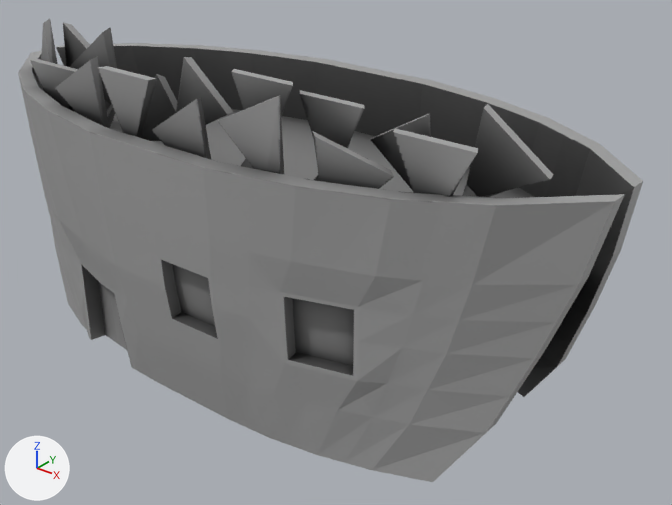
One commit to the Blender file Arts/Models/Scenario/NachosHouse/NachosHouse.blend: the scene before it, then after it.
Camera for both pictures: a 50 mm camera at (7.35, -8.02, 5.26) aimed at (0.75, 0.24, 0.14). Every picture has the same lights, and +X, +Y and +Z are marked at lower left.
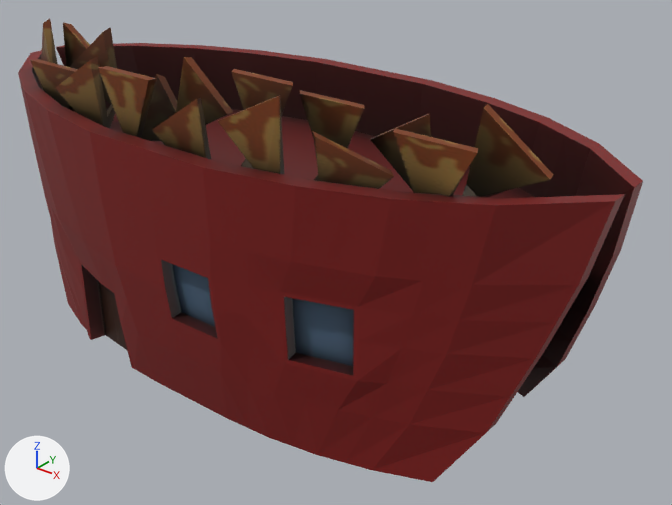
What differs and where, as boxes [x1, y1, x2, y2] in the pictures (672 x 505 px):
'Plane', recoloured (grey to red)
    both: [18, 18, 643, 482]

The edits, one by one:
Picture 'TextureNachosHouse.jpeg' (img_texturenachoshouse_jpeg) is new.
Material 'TextureNachosHouse.jpeg' (mat_texturenachoshouse_jpeg) is new.
Its texture is img_texturenachoshouse_jpeg.
me_plane_002 has 798 vertices, 797 faces and spans x -1.4..1.4, y -2.05..2.05, z 0.01..4.18.
me_plane_002 no longer uses material mat_ao (picture img_ao).
me_plane_002 now uses material mat_texturenachoshouse_jpeg (picture img_texturenachoshouse_jpeg).
